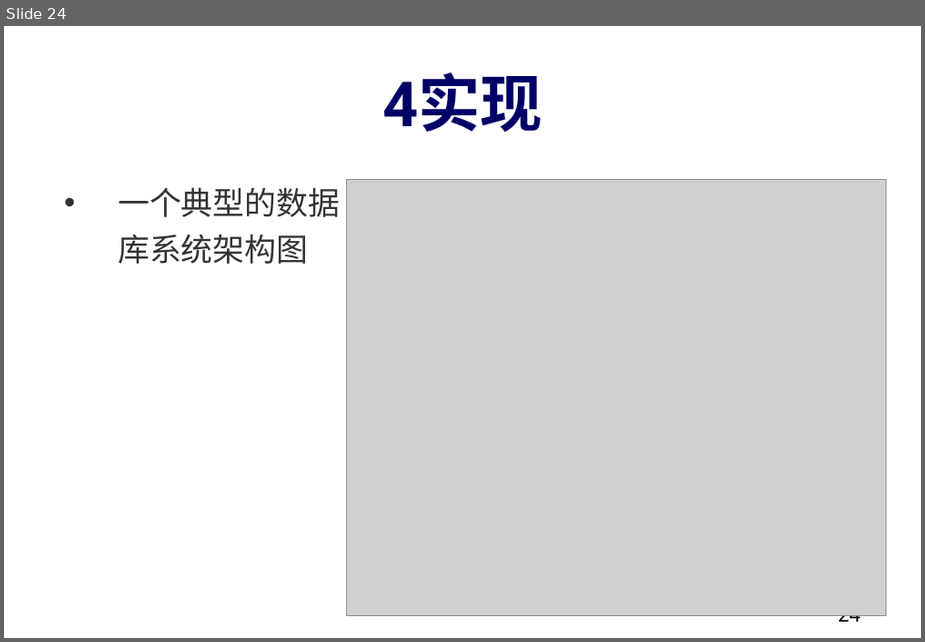
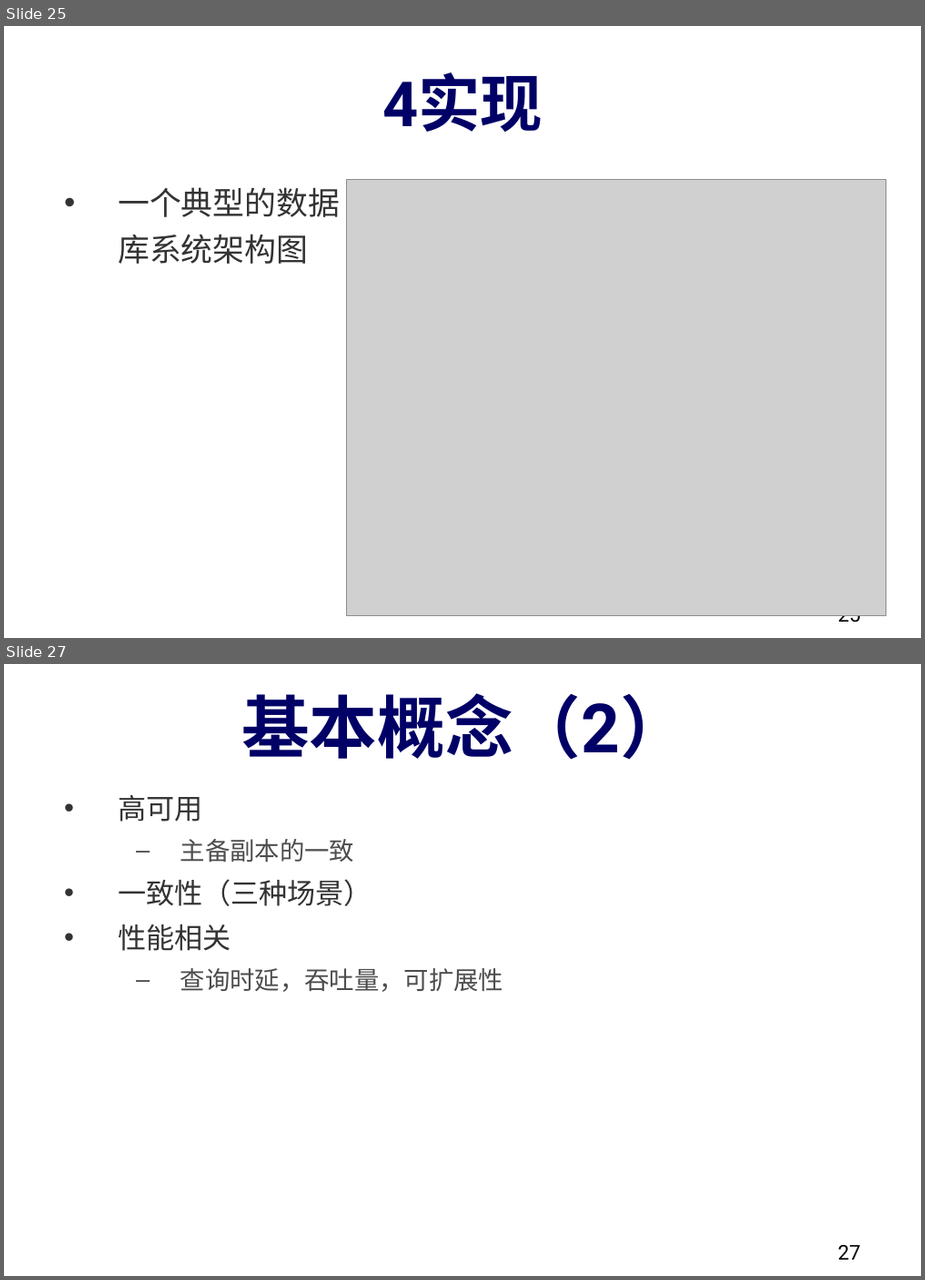
Before and after one commit to dase314/dase314.github.io, a slide deck: files/W1-Intro.pptx. Shown one above the other, each under a label of ours: slide 24 before the commit, slides 25 and 27 after it; the slides between them are not shown. The pictures are 925x642 and 925x1280 pixels, drawn with LibreOffice and Linux fonts; fonts in the diff are those of the drawing; grey boxes stand for pictures. Boxes give left, top, right and bottom in pixels: in the first picture for what was removed or moved away, otherwise in the second. Text is boxed around its words. In the diff, an @@ line names an element or a change of style, - is before the commit and + after.

```diff
--- a/files/W1-Intro.pptx
+++ b/files/W1-Intro.pptx
@@ slide 27 added at (4, 664, 921, 1276), background #FFFFFF @@
@@ title added at (242, 693, 688, 760), 60 pt, text #000066, bold @@
+基本概念（2）
@@ text added at (118, 795, 504, 992), 22 pt, text #4D4D4D @@
+• 高可用
+  – 主备副本的一致
+• 一致性（三种场景）
+• 性能相关
+  – 查询时延，吞吐量，可扩展性
@@ page number added at (838, 1245, 861, 1259), 18 pt, text #000000 @@
+27
@@ what was slide 24 is now slide 25 @@
@@ page number at (838, 615, 861, 627): text changed @@
-24
+25
```
Also in this commit, not shown: 7 slides changed, 1 other slide added, 2 other files.
